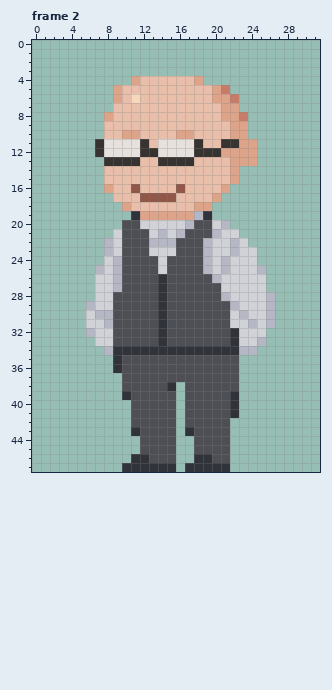
Two states of a pixel-art file, 3학년 1학기 1인 개발 프로젝트/Charactor/Teachers.aseprite. The picture above is the old version.
32x48 pixels, 2 frames. Colours within 5 levels of each other are drawn and written as one. Shown: frame 2. The commit also changed other frames, which this record leaves out.
Now the later version:
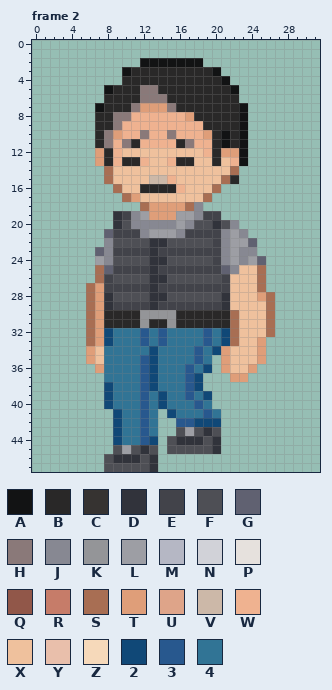
Palette (. is transparent): A #121314  B #292828  C #363331  D #31333b  E #42434a  F #4e4f55  G #606171  H #8a7979  J #878892  K #949598  L #9d9ea4  M #b5b7c4  N #d1d2d8  P #e6e1dd  Q #915749  R #c67c69  S #a86e53  T #df9e79  U #dea489  V #ccb8a8  W #efb290  X #efc19d  Y #e9bfab  Z #f6d9ba  2 #104877  3 #28588e  4 #317495
Diff:
layer "Art" now hidden
layer "HomeROom #2" added
Changed rows in their new state; - is an unchanged pixel.
Frame 2:
first column x 6:
 2 ------AAAAAAA--------
 3 ----ABBBBBBBBBA------
 4 ----BBBBBBBBBBBA-----
 5 --ABBBHHBBBBBBBBA----
 6 --BBBBHHHBBBBBBBB----
 7 -ABBBHTTTHBBBBBBBA---
 8 -BBHHWWWWWWTBBBBBA---
 9 -BBHWWWWWWWWWBBBBA---
10 -BHTWWHWWHWWWTBABA---
11 -BHWHBWWWWBHWWBABA.--
12 -TBWXXXXXXXXXWBTTA.--
13 -TBWBBWXXWBBXXBXWA.--
14 --SXXXXXXXXXXXXXS----
15 --SXXXXVVWXXXXXSB----
16 --.SXXBBBBWXXXS.-----
17 ---.STXXXXXXXS.------
18 ----..STTTTSJ.-------
19 ---DEJLTTTLLJEE------
20 ---D-JJJJJLJ--DFJ----
21 --GEEEJLLLJEEEEJLJ---
22 --JF---DDF---FEJLLG--
23 -GJEEEEDEEEEEEEJLJJ--
24 -LJF---DD----FEJLJLG-
25 -SGEEEEDEEEEEEEGJXXS-
26 -SEF---D------FEXXXS-
27 STEEEEEDEEEEEEEEXXXS-
28 STD----D-------DXXXTS
29 STDEEEEDEEEEEEEDXXXXS
30 STBBBBKKKKBBBBBBSXXXS
31 STBBBBKBBKBBBBBBSXXXS
32 ST24443434444342SXXXS
33 ST24443434444342SXXT-
34 TX4444424444342TXXXT-
35 TX444432444434.TXXXT-
36 -T444432444342.TXXT--
37 --44443244432...TT---
38 --24443244432....----
39 --244434244342...----
40 --244434244434...----
41 ---24434.244434..----
42 ---24434..33222.-----
43 ---24434..FL-D-.-----
44 ---24432.-DDD-D.-----
45 ---FLFD-.-FF--D.-----
46 --FDD-FD..--....-----
47 --FFFFF-..-.....-----
Where, in picture pixels (left, top, right, bottom), the same in both pictures:
changed: (86, 58, 275, 472)
